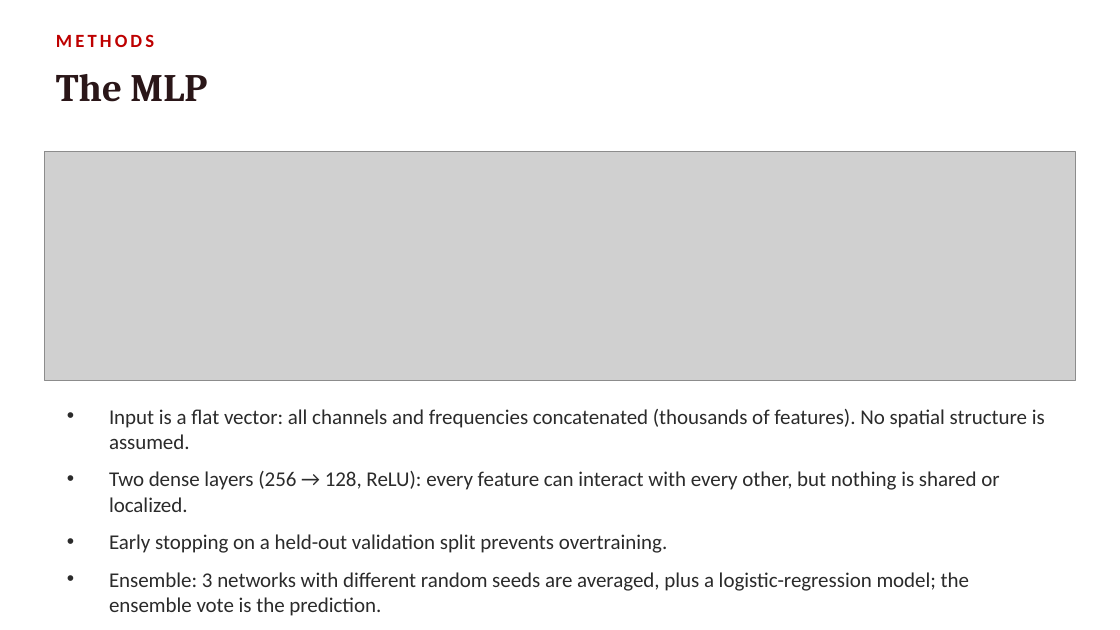
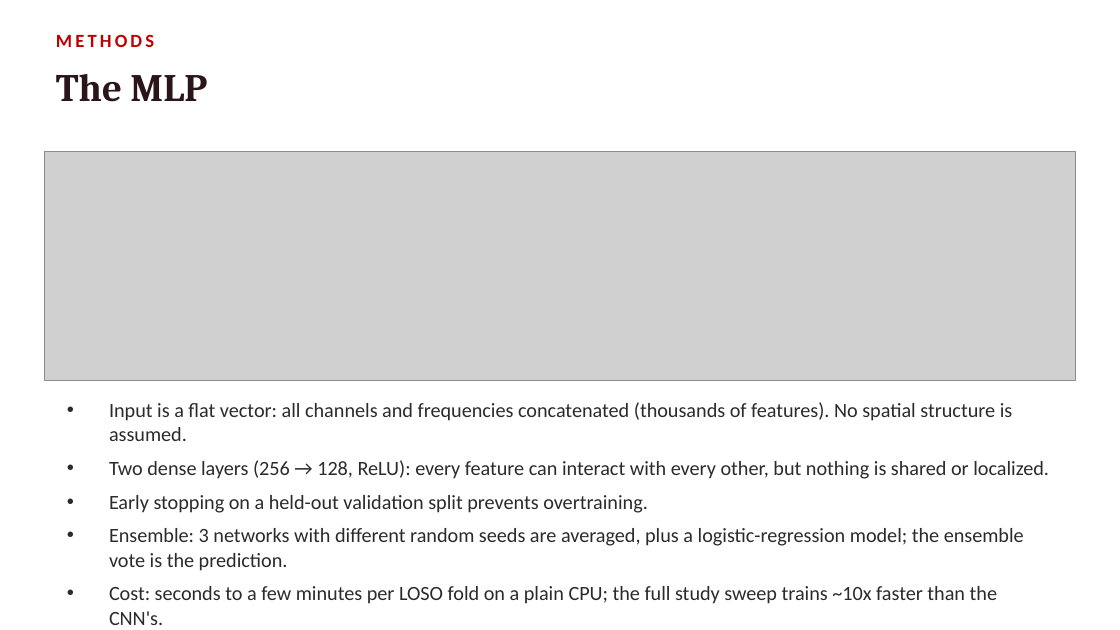
Before and after one commit to pmart1534/microwave-phantom-localization-cnn-mlp, a slide deck: slide 8 of presentation/CNN_vs_MLP_Comparison.pptx. Drawn at 1120x630 pixels with LibreOffice and Linux fonts; fonts in the diff are those of the drawing; grey boxes stand for pictures. Boxes give left, top, right and bottom in pixels: in the first picture for what was removed or moved away, otherwise in the second. Text is boxed around its words. In the diff, an @@ line names an element or a change of style, - is before the commit and + after.

```diff
--- a/presentation/CNN_vs_MLP_Comparison.pptx
+++ b/presentation/CNN_vs_MLP_Comparison.pptx
@@ text at (x1=109, y1=402, x2=1049, y2=571): size 13.5 to 13 pt in "Input is a flat vector: all channels ...", "Two dense layers (256 → 128, ReLU): ...", "Early stopping on a held-out validation split ...", "Ensemble: 3 networks with different random seeds ..."; less space between paragraphs @@
@@ text at (x1=109, y1=586, x2=997, y2=625): paragraph added @@
+• Cost: seconds to a few minutes per LOSO fold on a plain CPU; the full study sweep trains ~10x faster than the CNN's.
```
Also in this commit, not shown: 3 other slides changed, 19 other files.
